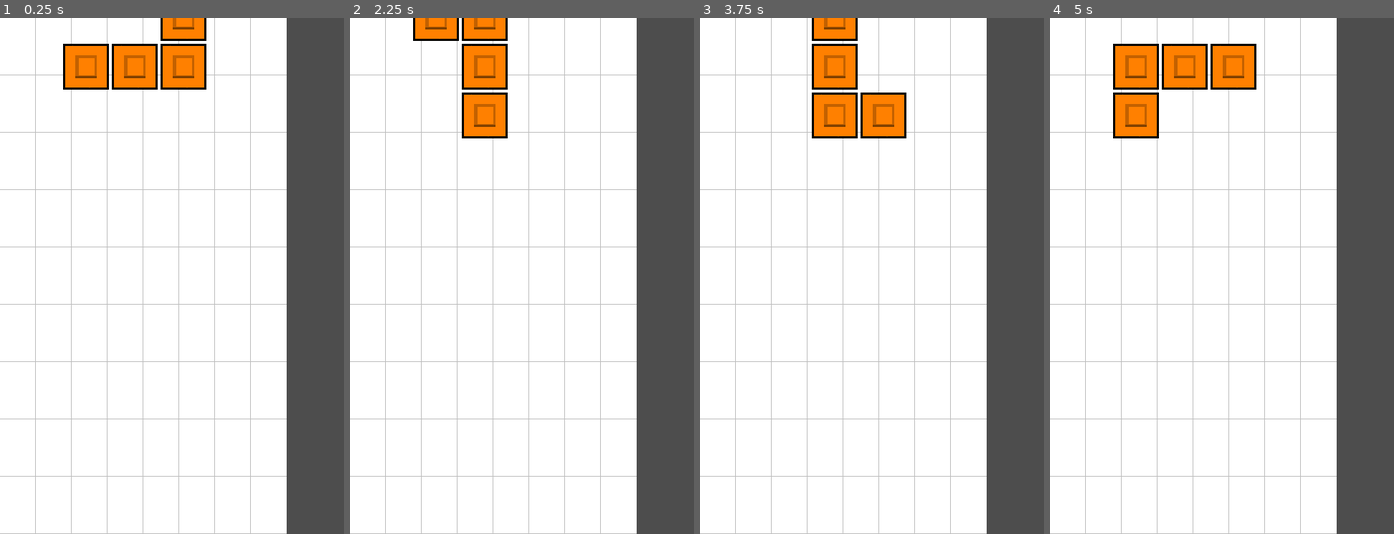
Above: before the commit, frames 1-4 (left to right).
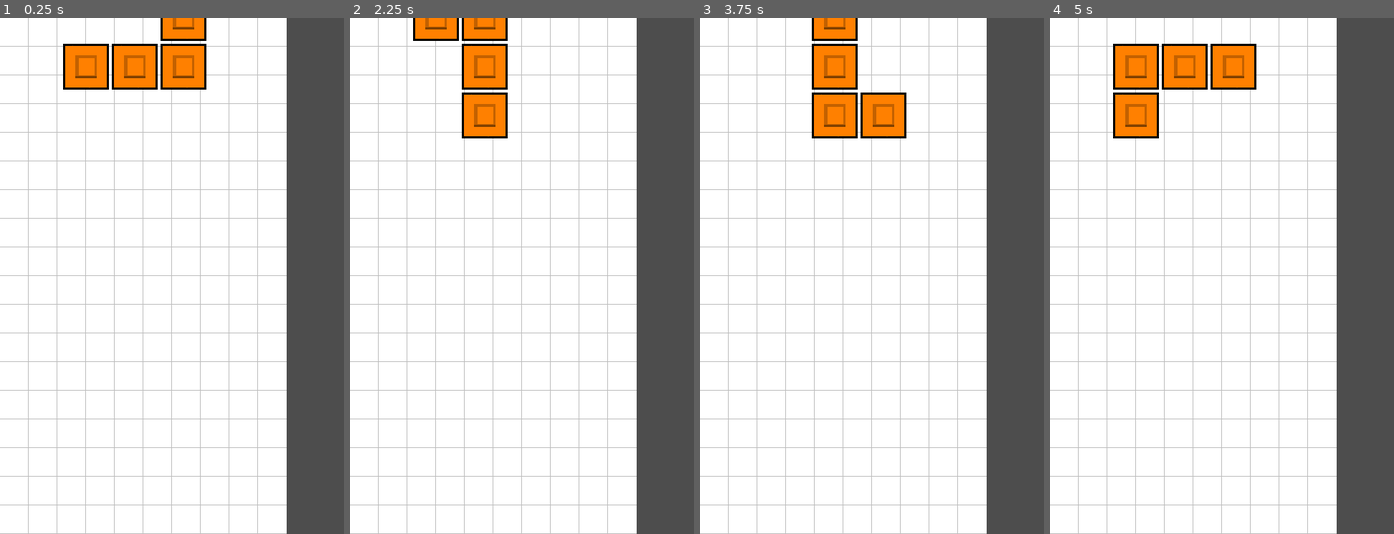
Above: after the commit, the same moments.

Repository: CheeseLord/practris
Game: Godot game, scene res://play_area.tscn
Same seed, same stepped clock (60 frames per second), same inputs: the game is played once before the commit and once after it. The project has no main scene, so this scene is started directly.
Inputs:
- Up to frame 1 (0.25 s): no input
- Up to frame 2 (2.25 s): tap Enter at 0.5, 2 s; hold Up (rotate) 0.53-1.28 s; tap Space at 1.25 s; tap Up (rotate) at 1.35 s; hold Up (rotate) from 2.03 s (still down)
- Up to frame 3 (3.75 s): tap Space at 2.75 s; release Up (rotate) at 2.78 s; tap Up (rotate) at 2.85 s; tap Enter at 3.5 s; hold Up (rotate) from 3.53 s (still down)
- Up to frame 4 (5 s): tap Space at 4.25 s; release Up (rotate) at 4.28 s; tap Up (rotate) at 4.35 s

The runs differ from the first frame. In frame 1, 3.7% of the frame differs, in the area x 0-84%, y 0-100%; in frame 2, 3.8%; in frame 3, 3.7%; in frame 4, 3.6%.

Commit message:
Better grids

Diff:
--- a/PlayArea.gd
+++ b/PlayArea.gd
@@ -24,6 +24,9 @@
 		for c in range(width):
 			row.append(null)
 		blocks.append(row)
+
+	$Background.grid_num_col = width
+	$Background.grid_num_row = height
 
 	# TODO temporary to test insert_tetromino()
 	insert_tetromino(tetromino_scene.instantiate())
--- a/background.gd
+++ b/background.gd
@@ -1,5 +1,7 @@
 extends Node2D
 
+@export var grid_num_col = 8 # TODO fix this magic number which is clearly wrong
+@export var grid_num_row = 10 # TODO fix this magic number which is clearly wrong
 
 # Called when the node enters the scene tree for the first time.
 func _ready():
@@ -12,13 +14,17 @@
 
 func _draw():
 	var play_area = $"../PlayAreaRect".shape.size
-	var num_col = 8 # TODO fix this magic number which is clearly wrong
-	var num_row = 10 # TODO fix this magic number which is clearly wrong
-	var grid_height = play_area.y / num_row
-	var grid_width = play_area.x / num_col
+	var grid_height = play_area.y / grid_num_row
+	var grid_width = play_area.x / grid_num_col
+
+	# Draw the background rectangle
 	draw_rect(Rect2(Vector2(0,0), $"../PlayAreaRect".shape.size), Color(1,1,1))
-	for r in range(1, num_row):
+
+	# Draw lines spearating rows
+	for r in range(1, grid_num_row):
 		draw_line(Vector2(0.0, r * grid_height), Vector2(play_area.x, r * grid_height), Color.GRAY, 1.0)
-	for c in range(1, num_col):
+
+	# Draw lines spearating cols
+	for c in range(1, grid_num_col):
 		draw_line(Vector2(c * grid_width, 0.0), Vector2(c * grid_width, play_area.y), Color.GRAY, 1.0)
 	pass
Not shown, added: assets/background.mp3.import
